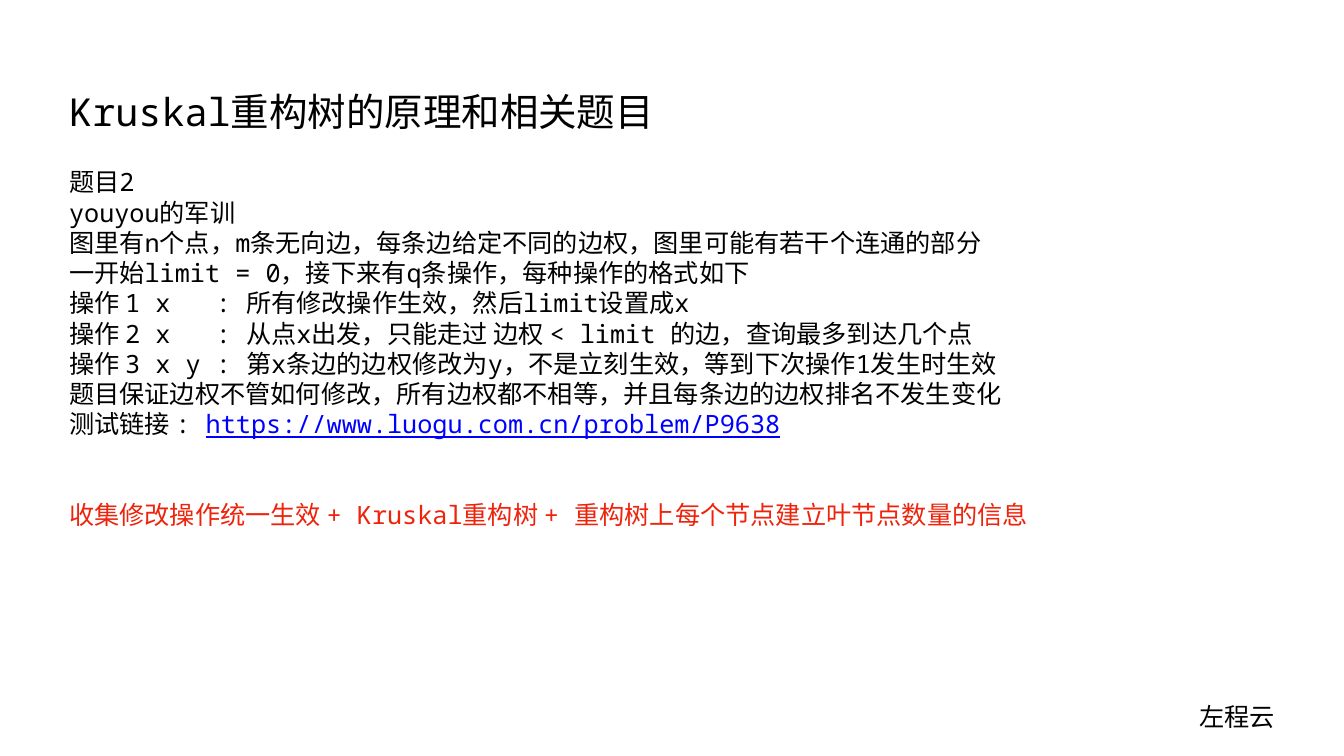
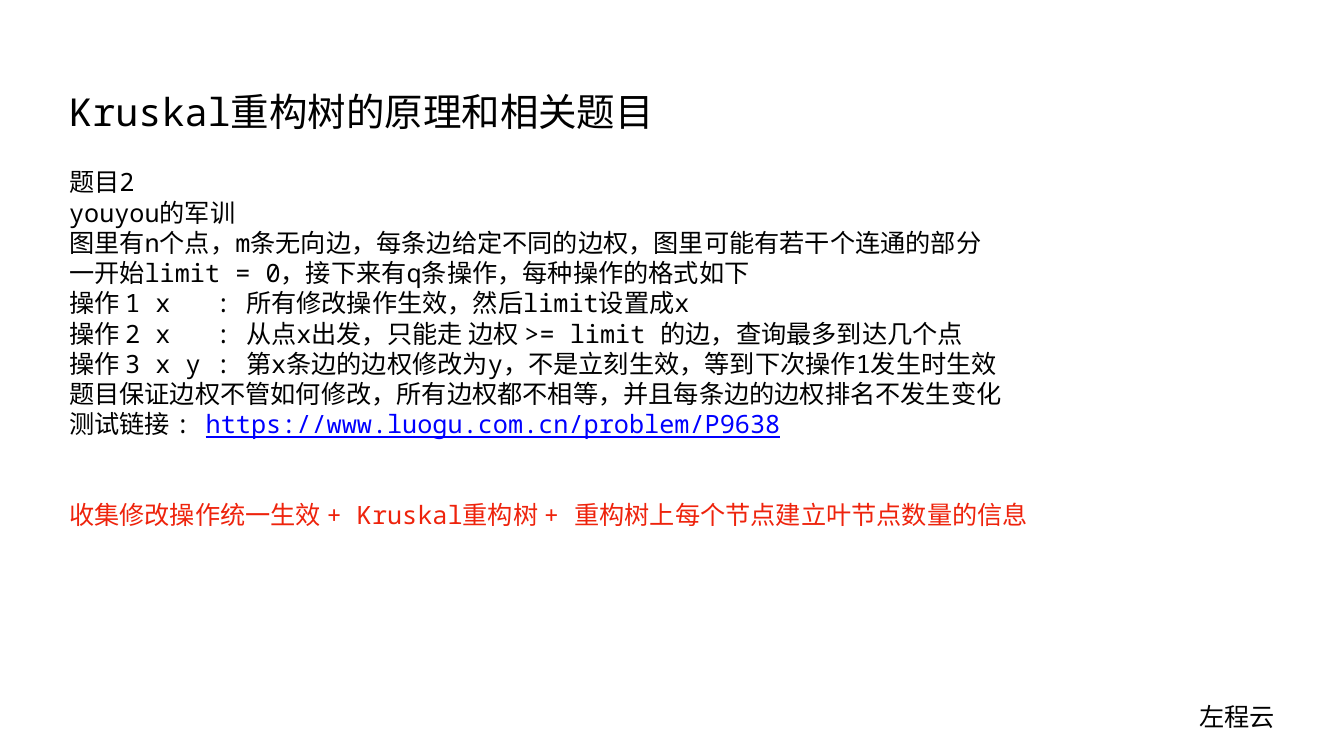
Before and after one commit to algorithmzuo/algorithm-journey, a slide deck: slide 5 of ppt/算法讲解164【挺难】Kruskal重构树的原理和相关题目.pptx. Drawn at 1344x756 pixels with LibreOffice and Linux fonts; fonts in the diff are those of the drawing. Boxes give left, top, right and bottom in pixels: in the first picture for what was removed or moved away, otherwise in the second. Text is boxed around its words. In the diff, an @@ line names an element or a change of style, - is before the commit and + after.

```diff
--- a/ppt/算法讲解164【挺难】Kruskal重构树的原理和相关题目.pptx
+++ b/ppt/算法讲解164【挺难】Kruskal重构树的原理和相关题目.pptx
@@ text at [69, 321, 963, 346]: text changed @@
-操作 2 x : 从点x出发，只能走过 边权 < limit 的边，查询最多到达几个点
+操作 2 x : 从点x出发，只能走 边权 >= limit 的边，查询最多到达几个点
```
Also in this commit, not shown: 1 other slide changed.
